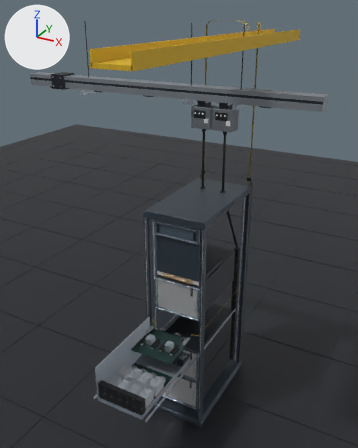
One commit to the Blender file tools/blender/compute-rack-h100.blend: the scene before it, then after it.
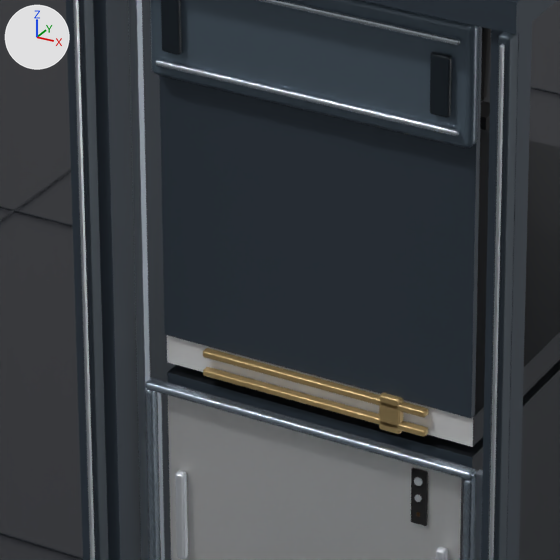
Each version appears first from a 50 mm camera at (1.95, -3.98, 3.94) aimed at (-0.09, -0.28, 2.08), and next in a close-up on the part from 38% to 59% of the width and 50% to 67% of the height. Arrows for +X, +Y and +Z are at upper left; the lights stay in place. The first two pictures are the older version.

Objects in the first close-up: 'Extruded cabinet stile', 'Extruded cabinet stile.001', 'HGX service perimeter horizontal.005', 'Mesh_1.018', 'Mesh_2.051', 'REFERENCE_rack-h100_0000', 'REFERENCE_rack-h100_0003', 'REFERENCE_rack-h100_0014', 'REFERENCE_rack-h100_0015', 'REFERENCE_rack-h100_0021', 'REFERENCE_rack-h100_0027', 'Upper fascia insert' and 13 more.
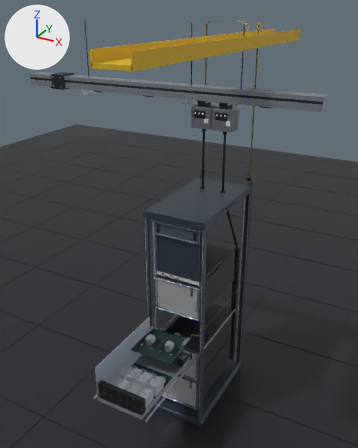
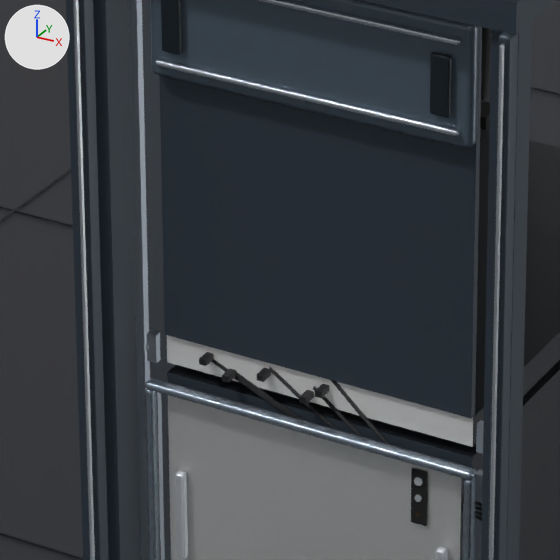
Boxes [x1, y1, x2, y2] around the edits, measured in the close-ups (560 x 560 px):
'REFERENCE_rack-h100_0021', reshaped (mostly hidden): before [128, 0, 483, 560]; after [128, 0, 484, 560]
'REFERENCE_rack-h100_0027', reshaped, recoloured: before [203, 348, 429, 437]; after [199, 352, 482, 521]
part 1 of me_mesh_21_003, added: after [136, 330, 161, 363]
part 2 of me_mesh_21_003, added: after [476, 420, 484, 454]
part 3 of me_mesh_27_003, added: after [199, 352, 214, 366]
part 4 of me_mesh_27_003, added: after [222, 368, 236, 383]
part 5 of me_mesh_27_003, added: after [257, 368, 271, 382]
part 6 of me_mesh_27_003, added: after [299, 390, 314, 404]
part 7 of me_mesh_27_003, added: after [315, 384, 329, 398]
part 8 of me_mesh_27_003, added: after [211, 359, 482, 507]
part 9 of me_mesh_27_003, added: after [235, 372, 482, 511]
part 10 of me_mesh_27_003, added: after [269, 367, 482, 516]
part 11 of me_mesh_27_003, added: after [313, 386, 482, 520]
part 12 of me_mesh_27_003, added: after [331, 380, 482, 521]
part 13 of me_mesh_27_003, deleted (brown): before [379, 393, 404, 434]
part 14 of me_mesh_27_003, deleted (brown): before [203, 348, 429, 437]

What the commit changed:
Material 'Management patch lead.003' (mat_management_patch_lead_003) is new.
Its base color is (0.0075, 0.00857, 0.0103) (black #15171a).
Its metallic is 0.05.
Its roughness is 0.6.
me_mesh_21_003 is used by ob_reference_rack_h100_0021; parent ob_technical_layout_reference_rack_h100; location (0.0, 0.0, 0.0).
me_mesh_21_003 had 3018 vertices, 5852 faces and spanned x -1.88..0.55, y -0.48..0.48, z 0.1..3.25.
me_mesh_21_003 now has 3034 vertices, 5876 faces and spans x -1.88..0.55, y -0.48..0.48, z 0.1..3.25.
me_mesh_21_003 part 1: a new loose piece, a box spanning x -0.26..-0.23, y -0.475..-0.465, z 1.6066..1.6466, in mat_physical_21_003 (light grey #aeb8c3).
me_mesh_21_003 part 2: a new loose piece, a box spanning x 0.23..0.26, y -0.475..-0.465, z 1.6066..1.6466, in mat_physical_21_003 (light grey #aeb8c3).
Other edits to the shape of me_mesh_21_003 do not show in these pictures.
me_mesh_27_003 is used by ob_reference_rack_h100_0027; parent ob_technical_layout_reference_rack_h100; location (0.0, 0.0, 0.0).
me_mesh_27_003 had 456 vertices, 900 faces and spanned x -0.16..0.16, y -0.478..-0.466, z 1.602..1.652.
me_mesh_27_003 no longer uses material mat_physical_27_001 (brown #b39a6a).
me_mesh_27_003 now has 1145 vertices, 2220 faces and spans x -0.16..0.278, y -0.485..-0.463, z 1.501..1.65.
me_mesh_27_003 part 3: a new loose piece, a box spanning x -0.1599..-0.1504, y -0.485..-0.465, z 1.6289..1.6374, in mat_management_patch_lead_003 (black #15171a).
me_mesh_27_003 part 4: a new loose piece, a box spanning x -0.1264..-0.1169, y -0.485..-0.465, z 1.6139..1.6224, in mat_management_patch_lead_003 (black #15171a).
me_mesh_27_003 part 5: a new loose piece, a box spanning x -0.0756..-0.0661, y -0.485..-0.465, z 1.6289..1.6374, in mat_management_patch_lead_003 (black #15171a).
me_mesh_27_003 part 6: a new loose piece, a box spanning x -0.0138..-0.0043, y -0.485..-0.465, z 1.6139..1.6224, in mat_management_patch_lead_003 (black #15171a).
me_mesh_27_003 part 7: a new loose piece, a box spanning x 0.0086..0.0181, y -0.485..-0.465, z 1.6289..1.6374, in mat_management_patch_lead_003 (black #15171a).
me_mesh_27_003 part 8: a new loose piece of 265 vertices spanning x -0.157..0.268, y -0.478..-0.463, z 1.53..1.631, in mat_management_patch_lead_003 (black #15171a).
me_mesh_27_003 part 9: a new loose piece of 245 vertices spanning x -0.122..0.269, y -0.478..-0.463, z 1.523..1.622, in mat_management_patch_lead_003 (black #15171a).
me_mesh_27_003 part 10: a new loose piece of 225 vertices spanning x -0.07..0.271, y -0.478..-0.463, z 1.516..1.641, in mat_management_patch_lead_003 (black #15171a).
me_mesh_27_003 part 11: a new loose piece of 190 vertices spanning x -0.005..0.274, y -0.478..-0.463, z 1.509..1.631, in mat_management_patch_lead_003 (black #15171a).
me_mesh_27_003 part 12: a new loose piece of 180 vertices spanning x 0.021..0.278, y -0.478..-0.463, z 1.501..1.65, in mat_management_patch_lead_003 (black #15171a).
me_mesh_27_003 part 13: the loose piece of 152 vertices spanning x 0.095..0.125, y -0.478..-0.466, z 1.602..1.652 is deleted.
me_mesh_27_003 part 14: 304 vertices removed from x -0.16..0.16, y -0.478..-0.466, z 1.608..1.645.
me_mesh_27_003 gains material mat_management_patch_lead_003 (black #15171a).
